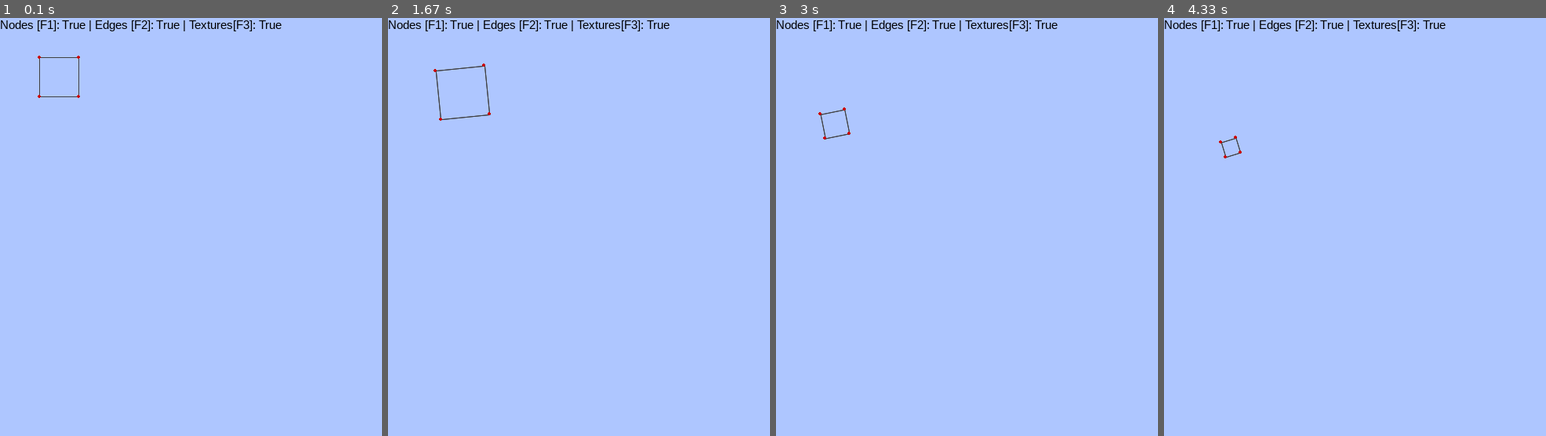
Above: before the commit, frames 1-4 (left to right).
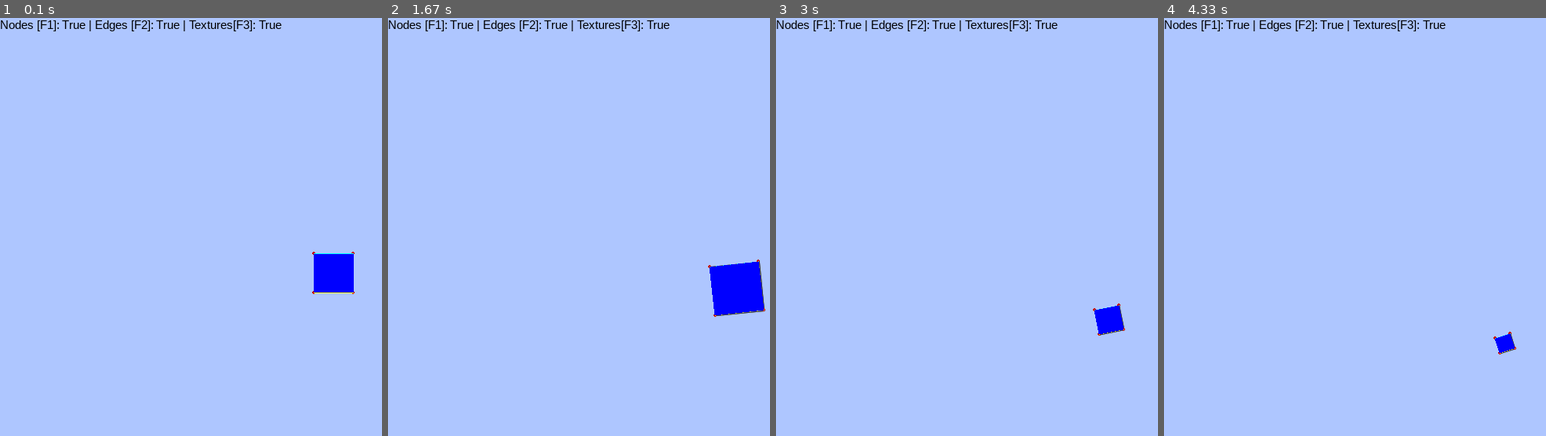
Above: after the commit, the same moments.

Repository: danibt656/pygame3D
Game: pygame game, started from wireframe_display.py
The game is run twice, just before and just after one commit, with the same random seed, the same clock (stepped at 60 frames per second) and the same inputs.
Inputs:
- Up to frame 1 (0.1 s): no input
- Up to frame 2 (1.67 s): hold D 0.33-0.8 s; hold W 0.83-1.13 s; tap Space at 0.9, 1.23, 1.53 s; tap Shift at 0.98 s; hold D 1.17-1.63 s; tap Z at 1.32 s
- Up to frame 3 (3 s): hold A 1.67-2.2 s; tap Space at 1.73, 2.03, 2.3, 2.63, 2.93 s; hold S 2.23-2.53 s; tap Shift at 2.38 s; hold A 2.57-2.97 s; tap Z at 2.72 s
- Up to frame 4 (4.33 s): hold W 3-3.37 s; tap Space at 3.07, 3.47, 3.77, 4.13 s; hold D 3.4-4.03 s; tap Shift at 3.55 s; hold S from 4.07 s (still down); tap Z at 4.22 s

The runs differ from the first frame. In frame 1, 1.1% of the frame differs, in the area x 9-93%, y 9-67%; in frame 2, 1.8%, in the area x 11-99%, y 10-72%; in frame 3, 0.5%; in frame 4, 0.3%.

Commit message:
started w/ colors, gotta fix pointList on faces

Diff:
--- a/wireframe.py
+++ b/wireframe.py
@@ -62,6 +62,8 @@
     def __init__(self):
         self.nodes = np.zeros((0, 4))
         self.edges = []
+        self.faces = []
+        self.colors = []
 
     def addNodes(self, node_list):
         ones_column = np.ones((len(node_list), 1))
@@ -70,6 +72,12 @@
 
     def addEdges(self, edge_list):
         self.edges += edge_list
+
+    def addFaces(self, face_list):
+        self.faces += face_list
+
+    def addColors(self, color_list):
+        self.colors += color_list
 
     ## For debugging ##
     def outputNodes(self):
@@ -81,7 +89,7 @@
         print("\n --- Edges ---")
         for i, (node1, node2) in enumerate(self.edges):
             print(f" {i}: {node1} -> {node2}")
-    ##               ##
+    ####################
 
     def transform(self, matrix):
         """
@@ -140,6 +148,16 @@
 
         return (meanX, meanY, meanZ)
 
+    def getFacesAvgZ(self):
+        avgZ = []
+        i = 0
+        for f in self.faces:
+            z = (self.nodes[f[0]][2] + self.nodes[f[1]][2] + \
+                 self.nodes[f[2]][2] + self.nodes[f[3]][2]) / 4.0
+            avgZ.append([i, z])
+            i = i + 1
+        return avgZ
+
 
 
 if __name__ == "__main__":
--- a/wireframe_display.py
+++ b/wireframe_display.py
@@ -1,6 +1,7 @@
 import wireframe as wf
 import pygame as pg
 import numpy as np
+from operator import itemgetter
 
 
 # Color constants
@@ -119,6 +120,16 @@
                                    (int(node[0]), int(node[1])),
                                    self.nodeRadius,
                                    0)
+            if self.displayTextures:
+                avgZ = wireframe.getFacesAvgZ()
+                for zVal in sorted(avgZ,key=itemgetter(1),reverse=True):
+                    fIndex = zVal[0]
+                    f = wireframe.faces[fIndex]
+                    pointList = [(wireframe.nodes[f[0]][0], wireframe.nodes[f[0]][1]), (wireframe.nodes[f[1]][0], wireframe.nodes[f[1]][1]),
+                                 (wireframe.nodes[f[1]][0], wireframe.nodes[f[1]][1]), (wireframe.nodes[f[2]][0], wireframe.nodes[f[2]][1]),
+                                 (wireframe.nodes[f[2]][0], wireframe.nodes[f[2]][1]), (wireframe.nodes[f[3]][0], wireframe.nodes[f[3]][1]),
+                                 (wireframe.nodes[f[3]][0], wireframe.nodes[f[3]][1]), (wireframe.nodes[f[0]][0], wireframe.nodes[f[0]][1])]
+                    pg.draw.polygon(self.screen, wireframe.colors[fIndex],pointList)
 
     def translateAll(self, vector):
         """
@@ -168,10 +179,12 @@
     cube.addEdges([(n,n+4) for n in range(0,4)] + \
                   [(n,n+1) for n in range(0,8,2)] + \
                   [(n,n+2) for n in (0,1,4,5)])
+    cube.addFaces([(0,1,2,3),(1,5,6,2),(5,4,7,6),(4,0,3,7),(0,4,5,1),(3,2,6,7)])
+    cube.addColors([(255,0,255),(255,0,0),(0,255,0),(0,0,255),(0,255,255),(255,255,0)])
     return cube
 
 if __name__ == '__main__':
-    cube1 = _setup_cube(50, 50, 50, 50)
+    cube1 = _setup_cube(400, 300, 0, 50)
     #cube2 = _setup_cube(80, 50, 50, 30)
 
     pv = ProjectionViewer(800, 600)
Binary file added: sample2.png
